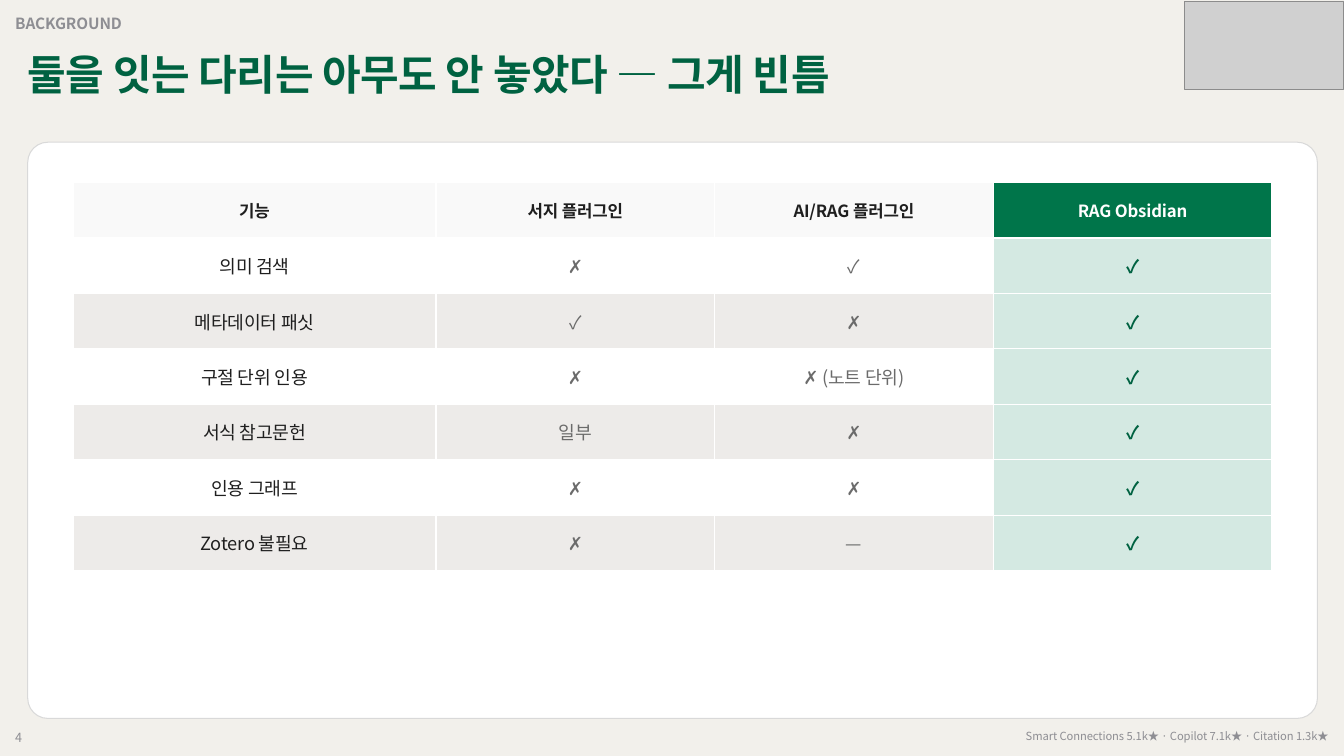
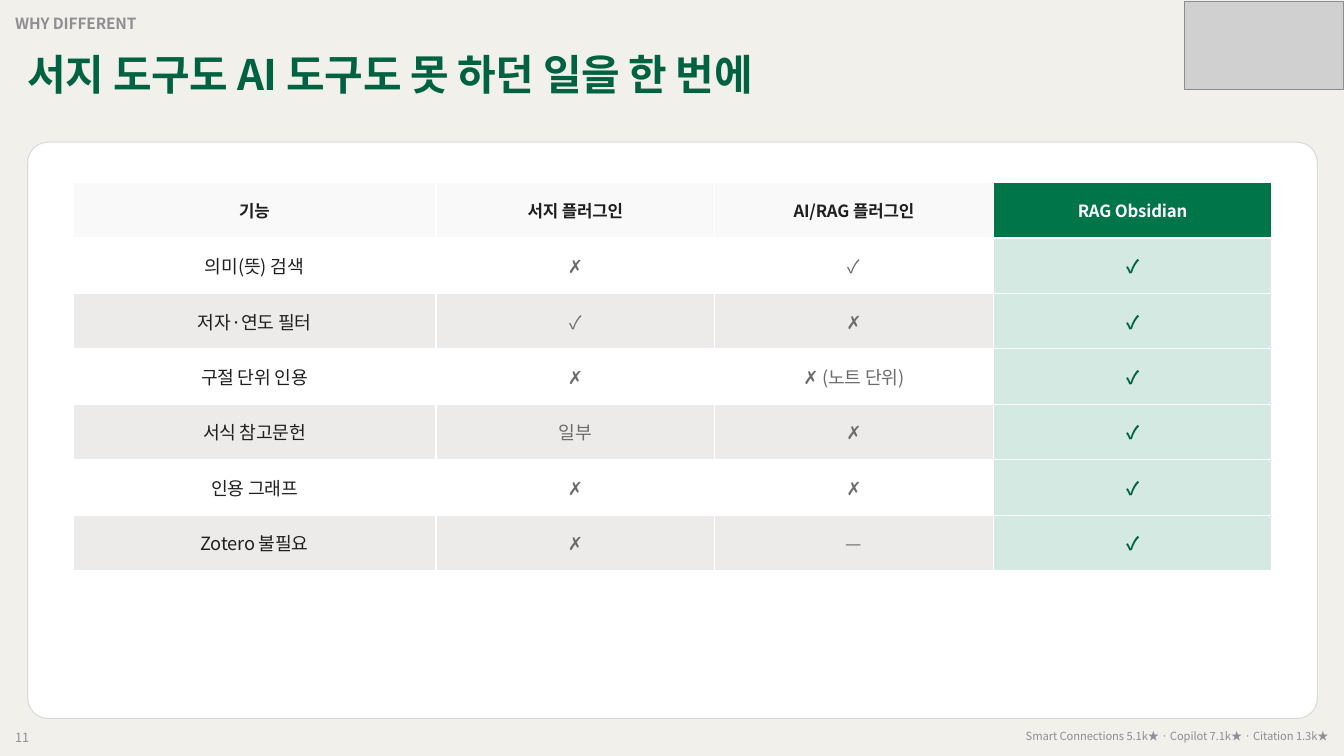
Before and after one commit to grotyx/rag-obsidian, a slide deck: slide 11 of presentation/rag_obsidian_deck.pptx (slide 4 before the commit). Drawn at 1344x756 pixels with LibreOffice and Linux fonts; fonts in the diff are those of the drawing; grey boxes stand for pictures. Boxes give left, top, right and bottom in pixels: in the first picture for what was removed or moved away, otherwise in the second. Text is boxed around its words. In the diff, an @@ line names an element or a change of style, - is before the commit and + after.

```diff
--- a/presentation/rag_obsidian_deck.pptx
+++ b/presentation/rag_obsidian_deck.pptx
@@ text at [15,17,137,29]: text changed @@
-BACKGROUND
+WHY DIFFERENT
@@ text at [28,54,753,94]: text changed @@
-둘을 잇는 다리는 아무도 안 놓았다 — 그게 빈틈
+서지 도구도 AI 도구도 못 하던 일을 한 번에
@@ table at [74,182,1271,571] @@
-row 2, column 1: 의미 검색
+row 2, column 1: 의미(뜻) 검색
-row 3, column 1: 메타데이터 패싯
+row 3, column 1: 저자·연도 필터
@@ text at [15,733,29,742]: text changed @@
-4
+11
```
Also in this commit, not shown: 10 other slides changed, 5 slides added, 3 slides removed, 5 other files.
